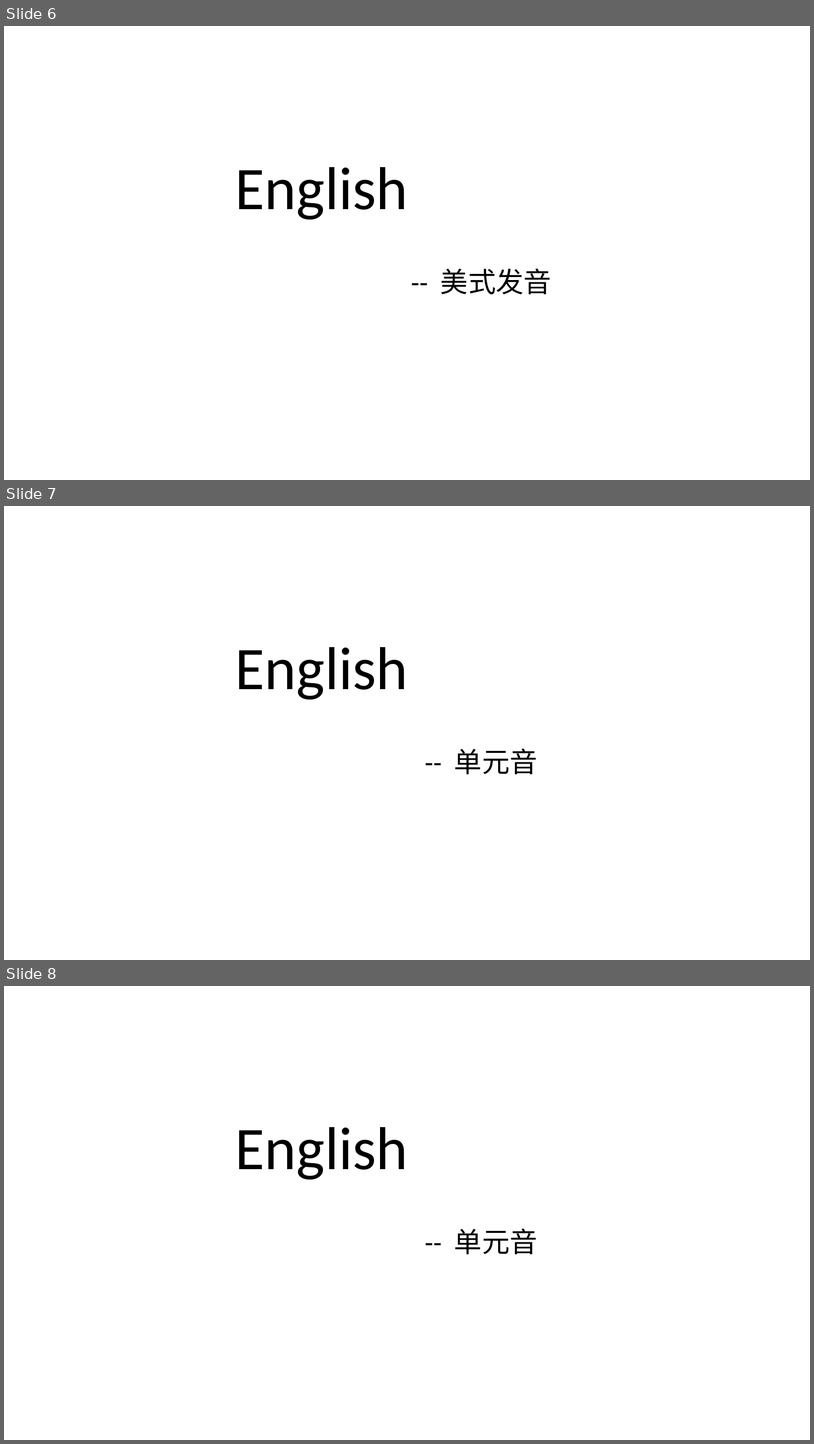
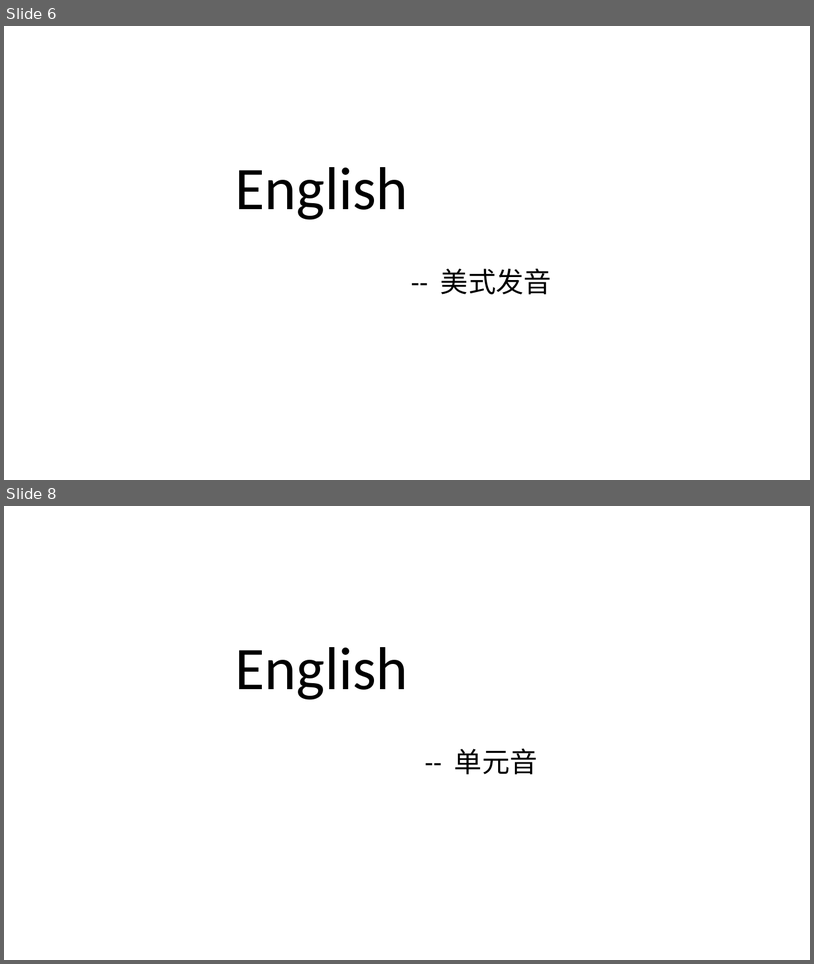
Before and after one commit to Kate-liu/Coder-Working, a slide deck: 9-Self article/标题Deno.pptx. Shown one above the other, each under a label of ours: slides 6, 7 and 8 before the commit, slides 6 and 8 after it; the slides between them are not shown. The pictures are 814x1444 and 814x964 pixels, drawn with LibreOffice and Linux fonts; fonts in the diff are those of the drawing. Boxes give left, top, right and bottom in pixels: in the first picture for what was removed or moved away, otherwise in the second. Text is boxed around its words. In the diff, an @@ line names an element or a change of style, - is before the commit and + after.

```diff
--- a/9-Self article/标题Deno.pptx
+++ b/9-Self article/标题Deno.pptx
@@ slide 7 removed at (4, 506, 810, 960), background #FFFFFF @@
@@ title removed at (236, 647, 408, 700) @@
-English
@@ subtitle removed at (455, 748, 538, 774) @@
--- 单元音
```
Also in this commit, not shown: 1 slide changed, 1 slide added, 4 other files.
